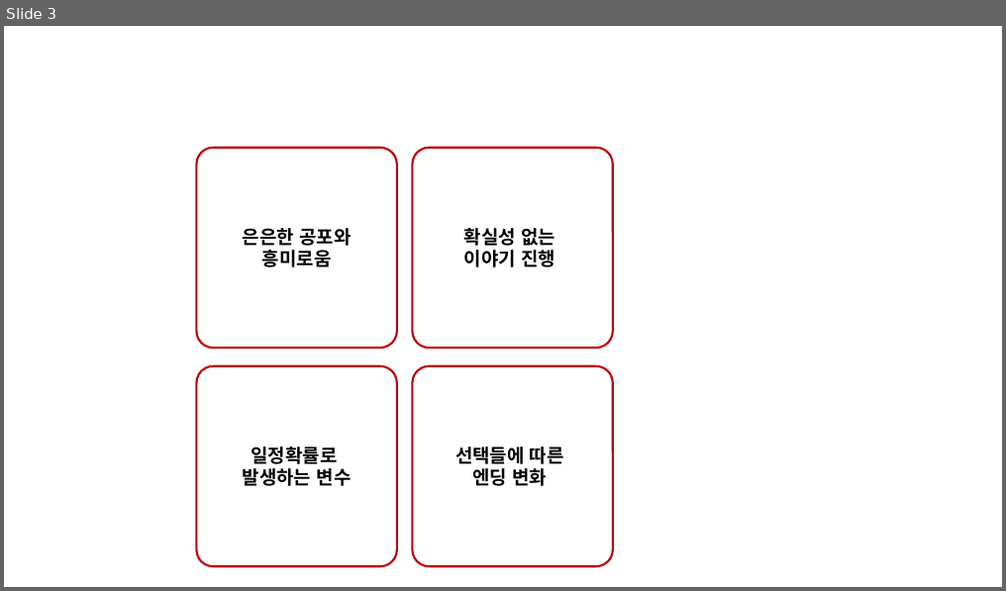
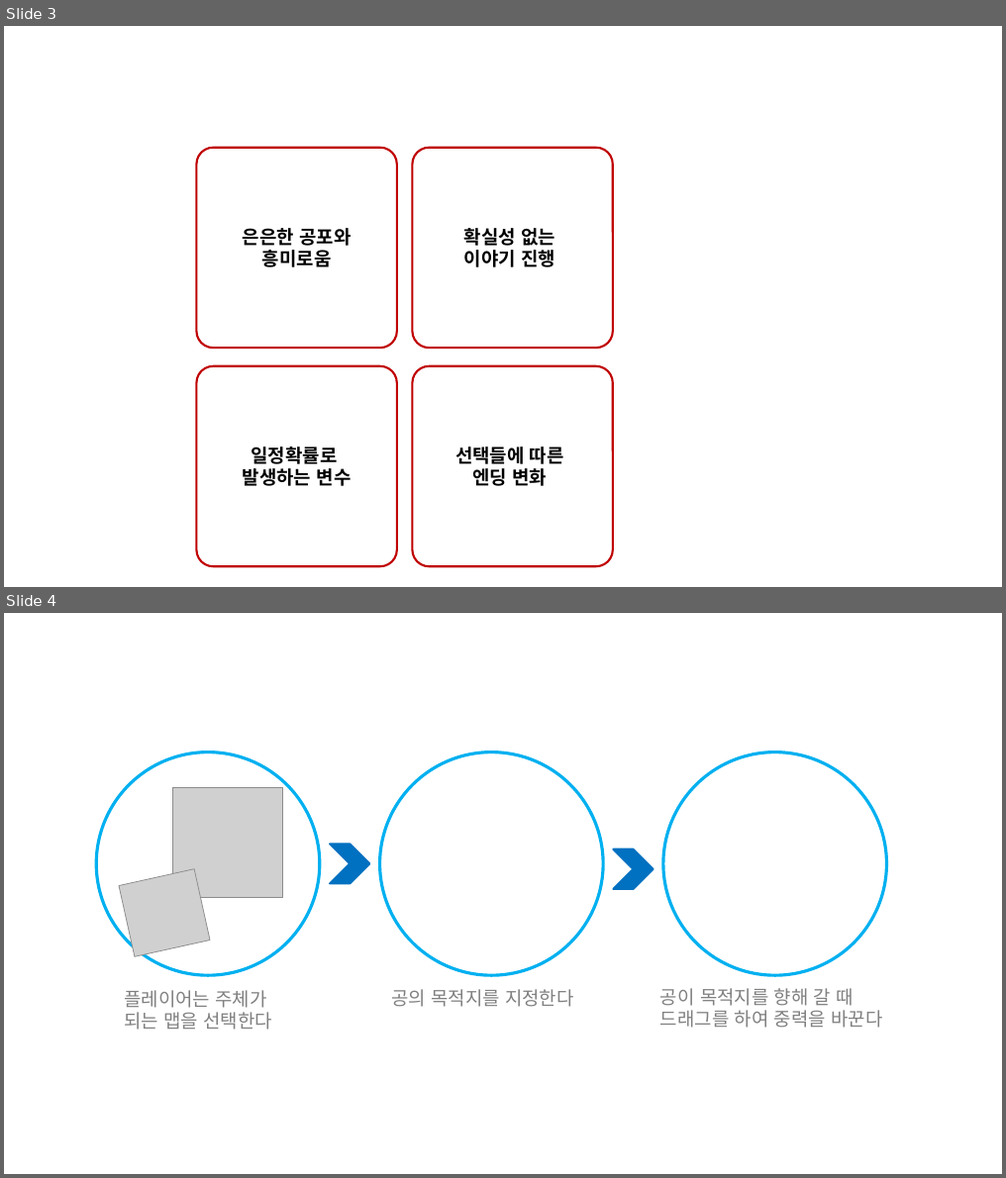
Before and after one commit to kjpark102312/Jagu_Agis, a slide deck: Documents/Agis.pptx. Shown one above the other, each under a label of ours: slide 3 before the commit, slides 3 and 4 after it. The pictures are 1006x591 and 1006x1178 pixels, drawn with LibreOffice and Linux fonts; fonts in the diff are those of the drawing; grey boxes stand for pictures. Boxes give left, top, right and bottom in pixels: in the first picture for what was removed or moved away, otherwise in the second. Text is boxed around its words. In the diff, an @@ line names an element or a change of style, - is before the commit and + after.

```diff
--- a/Documents/Agis.pptx
+++ b/Documents/Agis.pptx
@@ slide 4 added at (x1=4, y1=613, x2=1002, y2=1174), background #FFFFFF @@
@@ picture added at (x1=172, y1=787, x2=282, y2=897) @@
@@ chevron added at (x1=330, y1=845, x2=369, y2=884), fill #0070C0, outline #0070C0 2 pt @@
@@ chevron added at (x1=614, y1=850, x2=653, y2=889), fill #0070C0, outline #0070C0 2 pt @@
@@ picture added at (x1=119, y1=869, x2=210, y2=957) @@
@@ group added at (x1=96, y1=753, x2=887, y2=1030): 3 ellipses, 3 texts @@
+플레이어는 주체가 되는 맵을 선택한다
+공의 목적지를 지정한다
+공이 목적지를 향해 갈 때
+드래그를 하여 중력을 바꾼다
```
Also in this commit, not shown: 1 slide changed, 1 slide removed, 1 other file.
